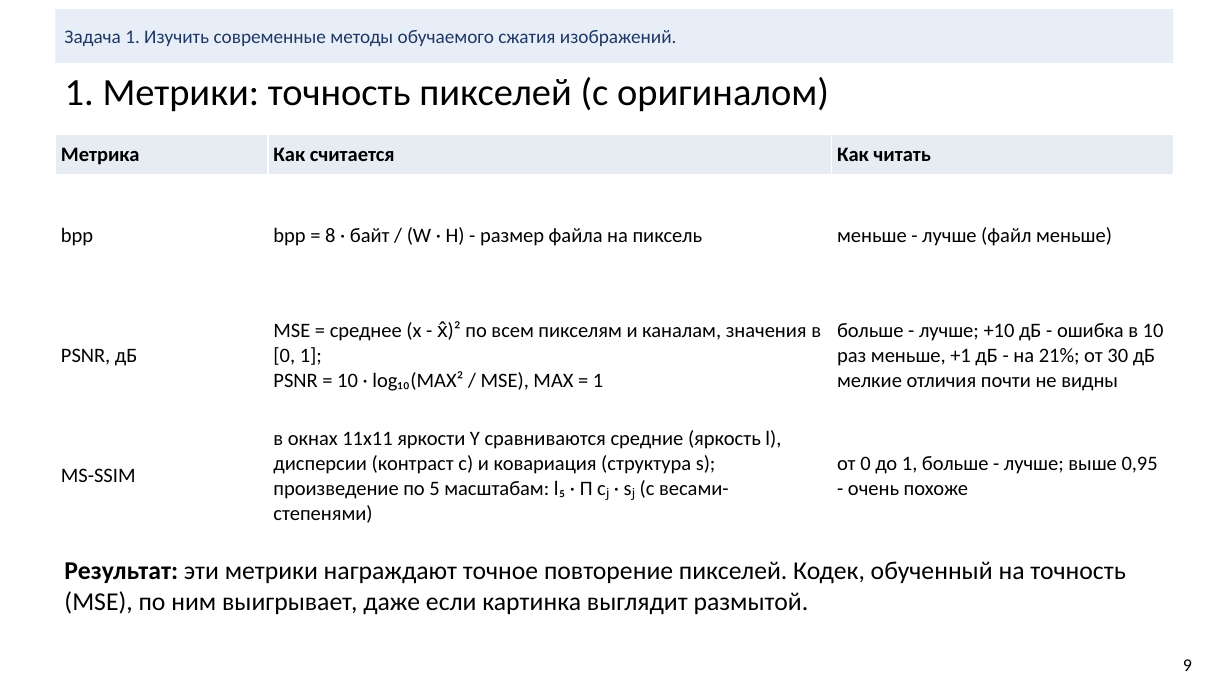
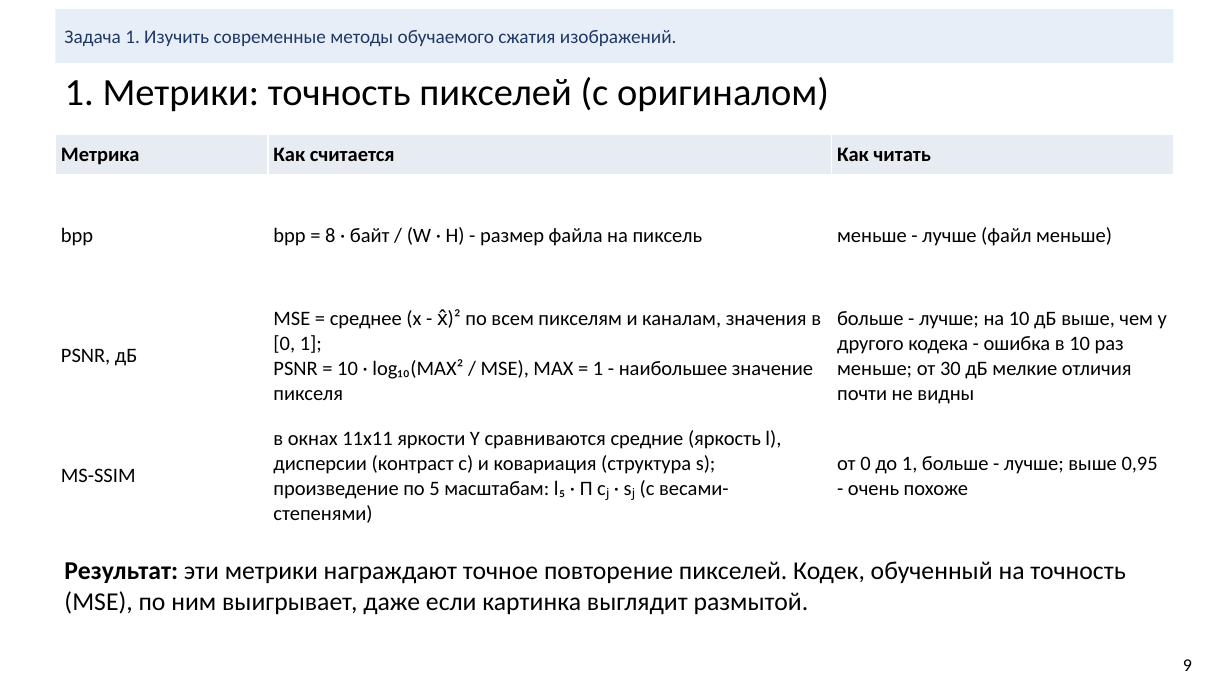
Before and after one commit to KDMCrypto/Deep-Image-Compression, a slide deck: slide 9 of documentation/cv-project-compression.pptx. Drawn at 1232x693 pixels with LibreOffice and Linux fonts; fonts in the diff are those of the drawing. Boxes give left, top, right and bottom in pixels: in the first picture for what was removed or moved away, otherwise in the second. Text is boxed around its words. In the diff, an @@ line names an element or a change of style, - is before the commit and + after.

Commit message:
Clarify slide and notebook explanations after the user questions
Split shares, decibel and PSNR wording, quantization and arithmetic coding,
metric layers, N and M, the z probability model, R and L, and the LPIPS
comparison with WebP.

```diff
--- a/documentation/cv-project-compression.pptx
+++ b/documentation/cv-project-compression.pptx
@@ table at bbox=[55, 134, 1174, 536] @@
-row 3, column 2: MSE = среднее (x - x̂)² по всем пикселям и каналам, значения в [0, 1]; / PSNR = 10 · log₁₀(MAX² / MSE), MAX = 1
+row 3, column 2: MSE = среднее (x - x̂)² по всем пикселям и каналам, значения в [0, 1]; / PSNR = 10 · log₁₀(MAX² / MSE), MAX = 1 - наибольшее значение пикселя
-row 3, column 3: больше - лучше; +10 дБ - ошибка в 10 раз меньше, +1 дБ - на 21%; от 30 дБ мелкие отличия почти не видны
+row 3, column 3: больше - лучше; на 10 дБ выше, чем у другого кодека - ошибка в 10 раз меньше; от 30 дБ мелкие отличия почти не видны
```
Also in this commit, not shown: 9 other slides changed, 1 other file.
